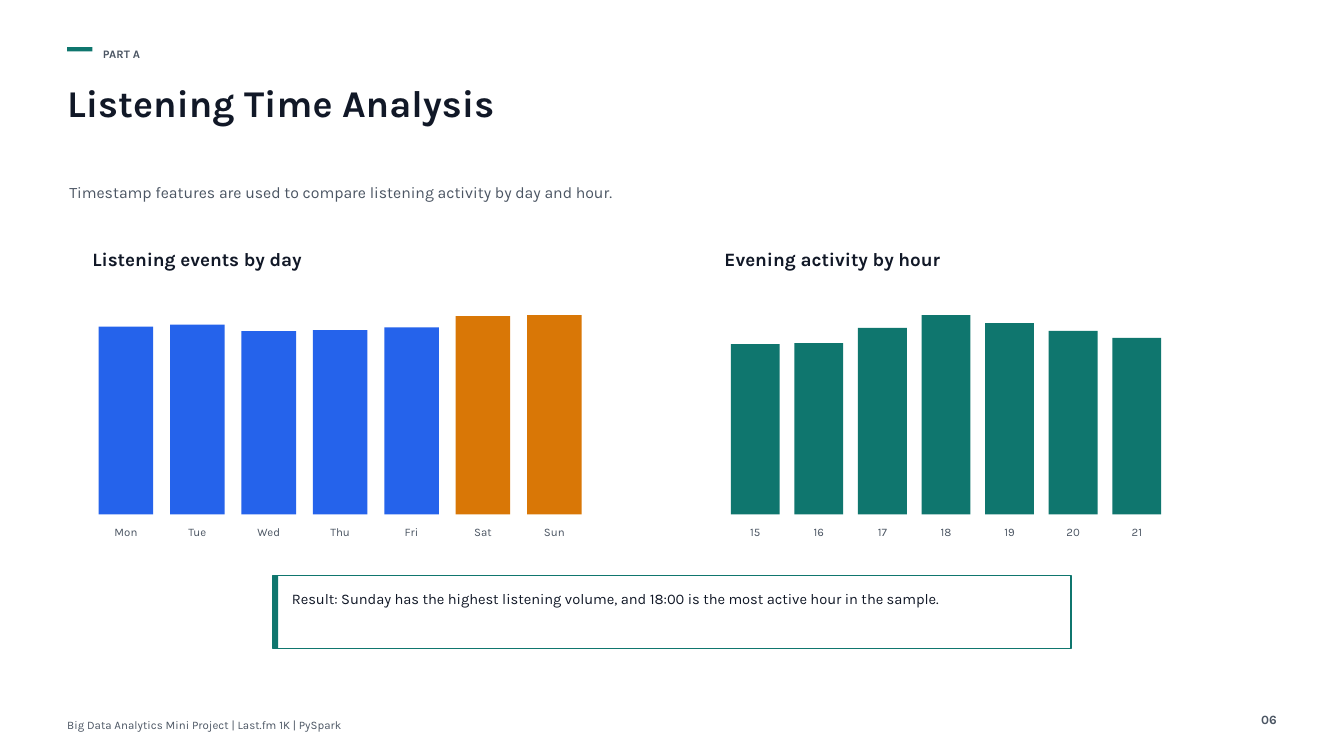
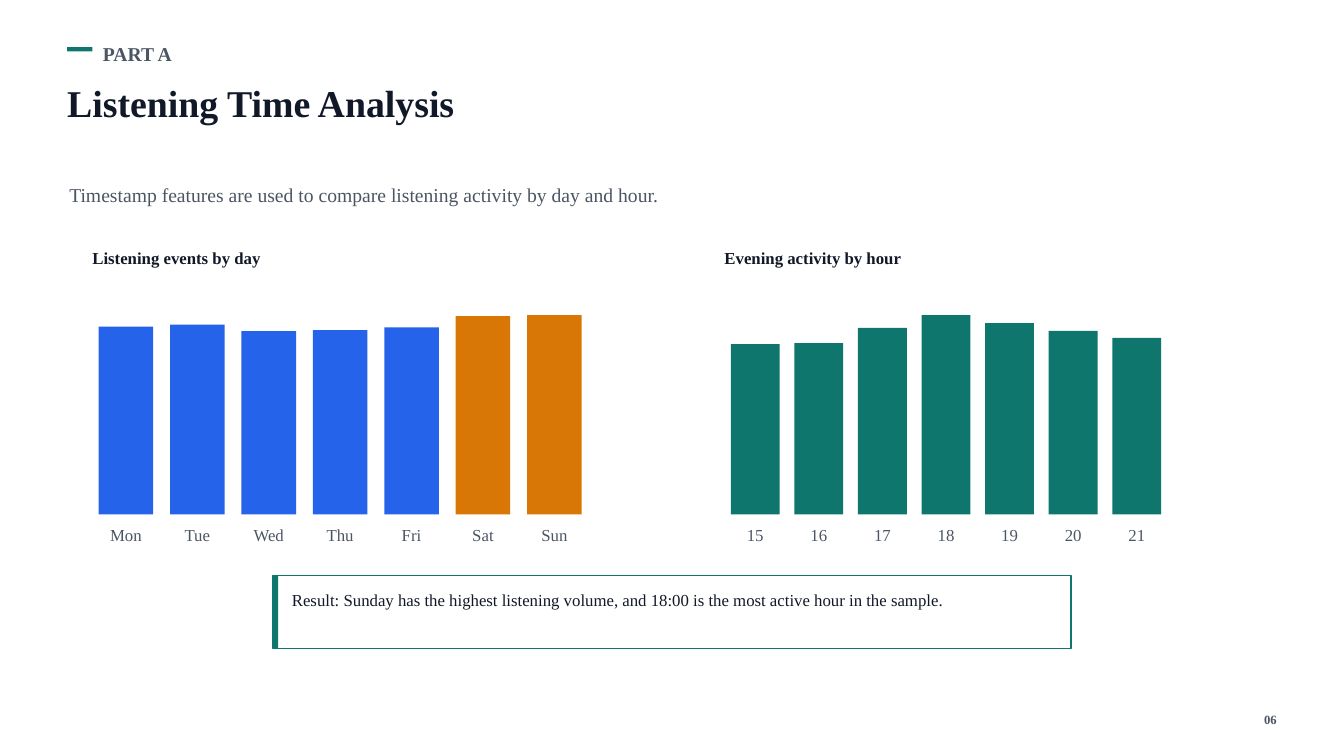
Before and after one commit to SSDharmawansa/music-recommendation-pyspark, a slide deck: slide 6 of Music_BigData_Assignment_Presentation.pptx. Drawn at 1344x756 pixels with LibreOffice and Linux fonts; fonts in the diff are those of the drawing. Boxes give left, top, right and bottom in pixels: in the first picture for what was removed or moved away, otherwise in the second. Text is boxed around its words. In the diff, an @@ line names an element or a change of style, - is before the commit and + after.

Commit message:
Add PDF and update presentation PPTX
Add exported PDF of the Music_BigData_Assignment presentation and update the PPTX. Binary changes include a new Music_BigData_Assignment_Presentation.pdf, a modified Music_BigData_Assignment_Presentation.pptx, and an added Office temp file (~$Music_BigData_Assignment_Presentation.pptx). Consider removing the temporary file or adding it to .gitignore.

```diff
--- a/Music_BigData_Assignment_Presentation.pptx
+++ b/Music_BigData_Assignment_Presentation.pptx
@@ text "PART A" at [103, 48, 172, 61]: size 8.2 to 14 pt, font Karla to Times New Roman @@
@@ text "Listening Time Analysis" at [67, 90, 454, 125]: font Karla to Times New Roman @@
@@ text "Timestamp features are used to ..." at [69, 188, 658, 206]: size 11.2 to 14 pt, font Karla to Times New Roman @@
@@ text "Listening events by day" at [92, 252, 260, 268]: size 13.5 to 12 pt, font Karla to Times New Roman @@
@@ text "Evening activity by hour" at [724, 252, 900, 268]: size 13.5 to 12 pt, font Karla to Times New Roman @@
@@ size 8.2 to 12 pt, font Karla to Times New Roman in 14 elements at [110, 530, 142, 541], [185, 530, 210, 541], [254, 529, 284, 541], [327, 529, 354, 541], [402, 530, 422, 541], [472, 530, 493, 541], [541, 530, 567, 541], [747, 530, 764, 541], [810, 530, 827, 541], [874, 530, 891, 541], [938, 530, 955, 541], [1001, 530, 1018, 541], [1065, 530, 1082, 541], [1128, 530, 1145, 541] @@
@@ text "Result: Sunday has the highest ..." at [292, 594, 943, 610]: size 10.5 to 12 pt, font Karla to Times New Roman @@
@@ text "06" at [1264, 715, 1277, 724]: font Karla to Times New Roman @@
@@ text removed at [67, 721, 342, 732] @@
-Big Data Analytics Mini Project | Last.fm 1K | PySpark
```
Also in this commit, not shown: 9 other slides changed, 2 other files.
